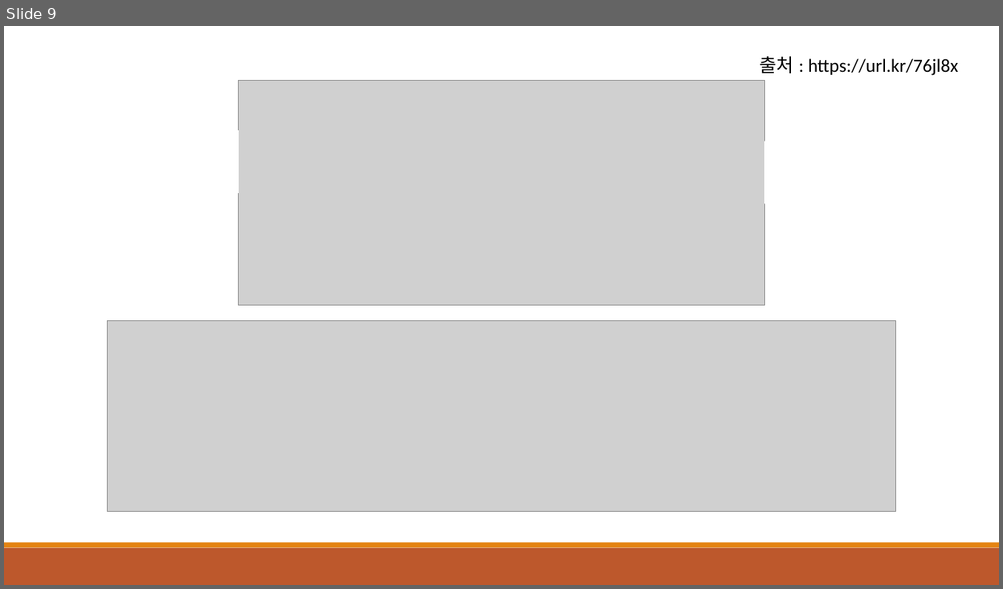
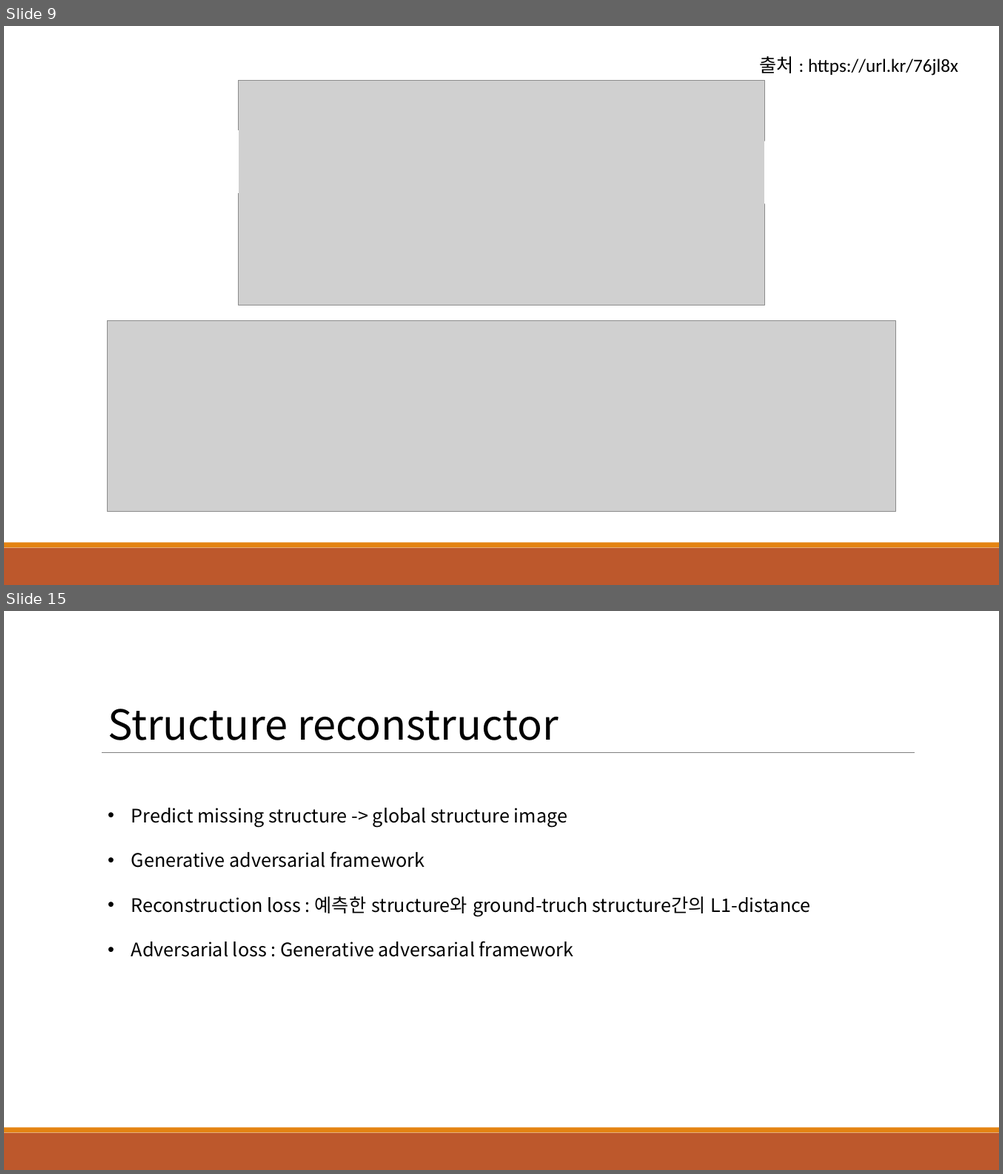
Before and after one commit to HolywaterPark/CVmodel, a slide deck: CVmodel.pptx. Shown one above the other, each under a label of ours: slide 9 before the commit, slides 9 and 15 after it; the slides between them are not shown. The pictures are 1003x589 and 1003x1174 pixels, drawn with LibreOffice and Linux fonts; fonts in the diff are those of the drawing; grey boxes stand for pictures. Boxes give left, top, right and bottom in pixels: in the first picture for what was removed or moved away, otherwise in the second. Text is boxed around its words. In the diff, an @@ line names an element or a change of style, - is before the commit and + after.

Commit message:
docs: Add explanation of StructureFlow

```diff
--- a/CVmodel.pptx
+++ b/CVmodel.pptx
@@ slide 15 added at bbox=[4, 611, 999, 1170], background #FFFFFF; not listed: 3 template elements that a slide beside it also shows @@
@@ text added at bbox=[108, 709, 811, 957], 18 pt, text #000000 @@
+Structure reconstructor
+• Predict missing structure -> global structure image
+• Generative adversarial framework
+• Reconstruction loss : 예측한 structure와 ground-truch structure간의 L1-distance
+• Adversarial loss : Generative adversarial framework
```
Also in this commit, not shown: 6 other slides added, 1 other file.
